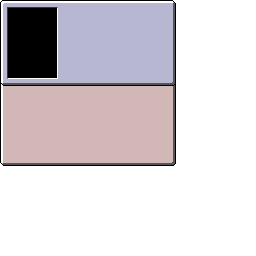
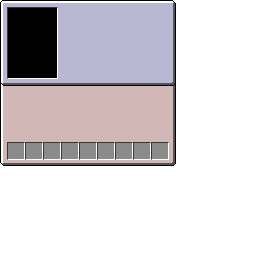
Comparing the layer stacks of the two 256px x 256px images. Changes:
added layer "f #1" above "inventory.png" over left=7, top=142, right=169, bottom=160
